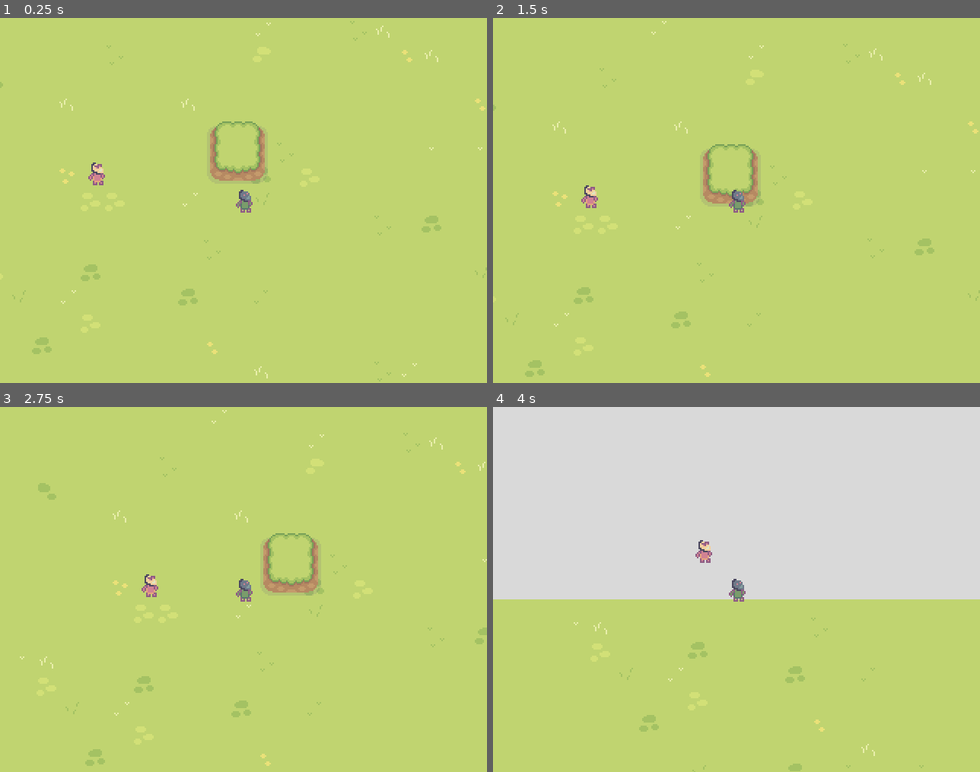
Above: before the commit, frames 1-4 (two rows, left to right).
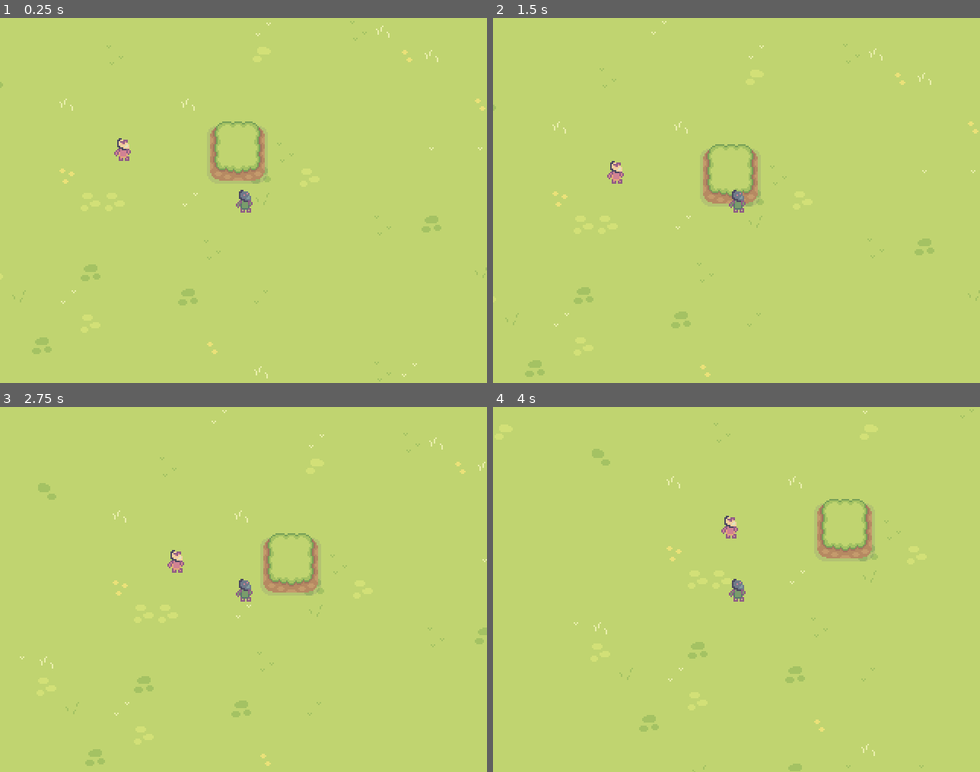
Above: after the commit, the same moments.

Repository: RainbowNova/Adventure-Game-Jam-2023
Game: Godot game, scene res://TestingArea.tscn
The game is run twice, just before and just after one commit, with the same random seed, the same clock (stepped at 60 frames per second) and the same inputs.
Inputs:
- Up to frame 1 (0.25 s): no input
- Up to frame 2 (1.5 s): tap Enter at 0.5 s; hold E (interact) 0.53-1.28 s; hold Up (ui_up) from 0.53 s (still down); tap Space at 1.25 s; tap E (interact) at 1.35 s
- Up to frame 3 (2.75 s): tap Enter at 2 s; release Up (ui_up) at 2.03 s; hold Left (ui_left) from 2.03 s (still down); hold E (interact) from 2.03 s (still down)
- Up to frame 4 (4 s): release E (interact) at 2.78 s; tap E (interact) at 2.85 s; release Left (ui_left) at 3.53 s; hold Down (ui_down) from 3.53 s (still down); hold E (interact) from 3.53 s (still down)

The runs differ from the first frame. In frame 1, 0.3% of the frame differs, in the area x 18-27%, y 32-46%; in frame 2, 0.3%; in frame 3, 0.3%; in frame 4, 53%, in the area x 0-100%, y 0-53%.

Commit message:
Revert "Dialogue almost working"
This reverts commit fa9a7f6a8fe07908535f90aa1d69d6ef747b14bf.

Diff:
--- a/Assets/Dialogue/Dialogue.gd
+++ /dev/null
@@ -1,62 +0,0 @@
-extends Control
-
-signal interacted
-
-@export var dialogue_path = ""
-@export var text_speed = 0.05
-
-var dialogue
-
-var phrase_num = 0
-var finished = false
-
-
-func start_dialogue():
-	# Create dialogue instance as child of the current area scene.
-	$Timer.wait_time = text_speed
-	dialogue = get_dialogue()
-	assert(dialogue, "Dialogue not found")
-	next_phrase()
-
-
-func _process(delta):
-	if Input.is_action_just_pressed("interact"):
-		if finished:
-			next_phrase()
-		else:
-			$VBoxContainer/ColorRect/DialogueLabel.visible_characters = len($VBoxContainer/ColorRect/DialogueLabel.text)
-
-
-func get_dialogue():
-	var f = FileAccess.open("res://Assets/Dialogue/test_dialogue.json", FileAccess.READ)
-
-	f.open(dialogue_path, FileAccess.READ)
-	var json = f.get_as_text()
-
-	var output = JSON.parse_string(json)
-
-	if typeof(output) == TYPE_ARRAY:
-		return output
-	else:
-		return []
-
-
-func next_phrase():
-	if phrase_num >= len(dialogue):
-		queue_free()
-		return
-	finished = false
-	$VBoxContainer/ColorRect/NameLabel.bbcode_text = dialogue[phrase_num]["Name"]
-	$VBoxContainer/ColorRect/DialogueLabel.bbcode_text = dialogue[phrase_num]["Text"]
-
-	$VBoxContainer/ColorRect/DialogueLabel.visible_characters = 0
-
-	while $VBoxContainer/ColorRect/DialogueLabel.visible_characters < len($VBoxContainer/ColorRect/DialogueLabel.text):
-		$VBoxContainer/ColorRect/DialogueLabel.visible_characters += 1
-
-		$Timer.start()
-		await $Timer.timeout
-
-	finished = true
-	phrase_num += 1
-	return
--- a/Assets/Dialogue/Dialogue.tscn
+++ /dev/null
@@ -1,41 +0,0 @@
-[gd_scene load_steps=2 format=3 uid="uid://bdl6b1atd7sf8"]
-
-[ext_resource type="Script" path="res://Assets/Dialogue/Dialogue.gd" id="1_lttkr"]
-
-[node name="Dialogue" type="Control"]
-layout_mode = 3
-anchors_preset = 15
-anchor_right = 1.0
-anchor_bottom = 1.0
-grow_horizontal = 2
-grow_vertical = 2
-script = ExtResource("1_lttkr")
-
-[node name="Timer" type="Timer" parent="."]
-
-[node name="VBoxContainer" type="VBoxContainer" parent="."]
-layout_mode = 0
-offset_right = 428.0
-offset_bottom = 214.0
-
-[node name="ColorRect" type="ColorRect" parent="VBoxContainer"]
-layout_mode = 2
-size_flags_vertical = 3
-color = Color(0.85098, 0.85098, 0.85098, 1)
-
-[node name="NameLabel" type="RichTextLabel" parent="VBoxContainer/ColorRect"]
-layout_mode = 0
-offset_right = 93.0
-offset_bottom = 35.0
-bbcode_enabled = true
-
-[node name="DialogueLabel" type="RichTextLabel" parent="VBoxContainer/ColorRect"]
-layout_mode = 0
-offset_top = 37.0
-offset_right = 425.0
-offset_bottom = 213.0
-bbcode_enabled = true
-
-[node name="Indicator" type="Sprite2D" parent="VBoxContainer/ColorRect"]
-
-[node name="Portrait" type="Sprite2D" parent="VBoxContainer/ColorRect"]
--- a/Assets/Dialogue/test_dialogue.json
+++ /dev/null
@@ -1,4 +0,0 @@
-[
-    {"Name":"Keano", "Text":"Hello, this is dialogue which works!"},
-    {"Name":"Keano", "Text":"Epic."}
-]
--- a/Assets/InteractableComponent/InteractableComponent.gd
+++ b/Assets/InteractableComponent.gd
@@ -1,15 +1,21 @@
 extends Area2D
-
-signal interacted
 
 var can_interact : bool = false
 
+func _ready():
+	pass
+
+
+func _process(delta):
+	pass
 
 # When the player tries to interact and is able to, do the interaction.
-# TODO: Check if player is looking at the interactable using Raycase2D.
+# TODO: Check if player is looking at the interactable.
 func _input(event):
 	if event.is_action_pressed("interact") and can_interact:
-		emit_signal("interacted")
+		for body in get_overlapping_bodies():
+			print(body.name)
+			interact()
 
 # If the player gets within interaction range, allow them to interact.
 func _on_body_entered(body):
@@ -20,3 +26,7 @@
 func _on_body_exited(body):
 	if body.name == "Player":
 		can_interact = false
+
+
+func interact():
+	pass
--- a/Assets/InteractableComponent/InteractableComponent.tscn
+++ b/Assets/InteractableComponent.tscn
@@ -1,6 +1,6 @@
-[gd_scene load_steps=2 format=3 uid="uid://cst5lay50xspj"]
+[gd_scene load_steps=2 format=3 uid="uid://dynw8kvqfuol"]
 
-[ext_resource type="Script" path="res://Assets/InteractableComponent/InteractableComponent.gd" id="1_pbeda"]
+[ext_resource type="Script" path="res://Assets/InteractableComponent.gd" id="1_pbeda"]
 
 [node name="InteractableComponent" type="Area2D"]
 collision_layer = 128
--- a/Entities/NPC/NPC.gd
+++ b/Entities/NPC/NPC.gd
@@ -1,16 +1,9 @@
 extends CharacterBody2D
 
-const DIALOGUE = preload("res://Assets/Dialogue/Dialogue.tscn")
 
-# Signals sent by components should be handled by the parent-node.
-# Potential TODO: create base class for NPC's.
-# Potential TODO: let _ready() call specific function just for connecting signals.
 func _ready():
-	var interactable_component = get_node("InteractableComponent")
-	interactable_component.connect("interacted", start_dialogue)
+	pass
 
 
-func start_dialogue():
-	var dialogue = DIALOGUE.instantiate()
-	get_parent().add_child(dialogue)
-	dialogue.start_dialogue()
+func _process(delta):
+	pass
--- a/Entities/NPC/NPC.tscn
+++ b/Entities/NPC/NPC.tscn
@@ -2,7 +2,7 @@
 
 [ext_resource type="Script" path="res://Entities/NPC/NPC.gd" id="1_6mk23"]
 [ext_resource type="Texture2D" uid="uid://raa4k56c22rt" path="res://Entities/NPC/temp_npc.png" id="1_qp8ev"]
-[ext_resource type="PackedScene" uid="uid://cst5lay50xspj" path="res://Assets/InteractableComponent/InteractableComponent.tscn" id="3_nn2ax"]
+[ext_resource type="PackedScene" path="res://Assets/InteractableComponent.tscn" id="3_nn2ax"]
 
 [sub_resource type="RectangleShape2D" id="RectangleShape2D_ty0g2"]
 size = Vector2(5, 7)
--- a/TestingArea.tscn
+++ b/TestingArea.tscn
@@ -747,4 +747,4 @@
 shape = SubResource("RectangleShape2D_kl556")
 
 [node name="NPC" parent="." instance=ExtResource("9_qao1o")]
-position = Vector2(203, 182)
+position = Vector2(220, 166)
Not shown: 1 places in Entities/NPC/NPC_test.tscn that only renumber resources
Not shown: 1 places in TestingArea.tscn that only renumber resources
